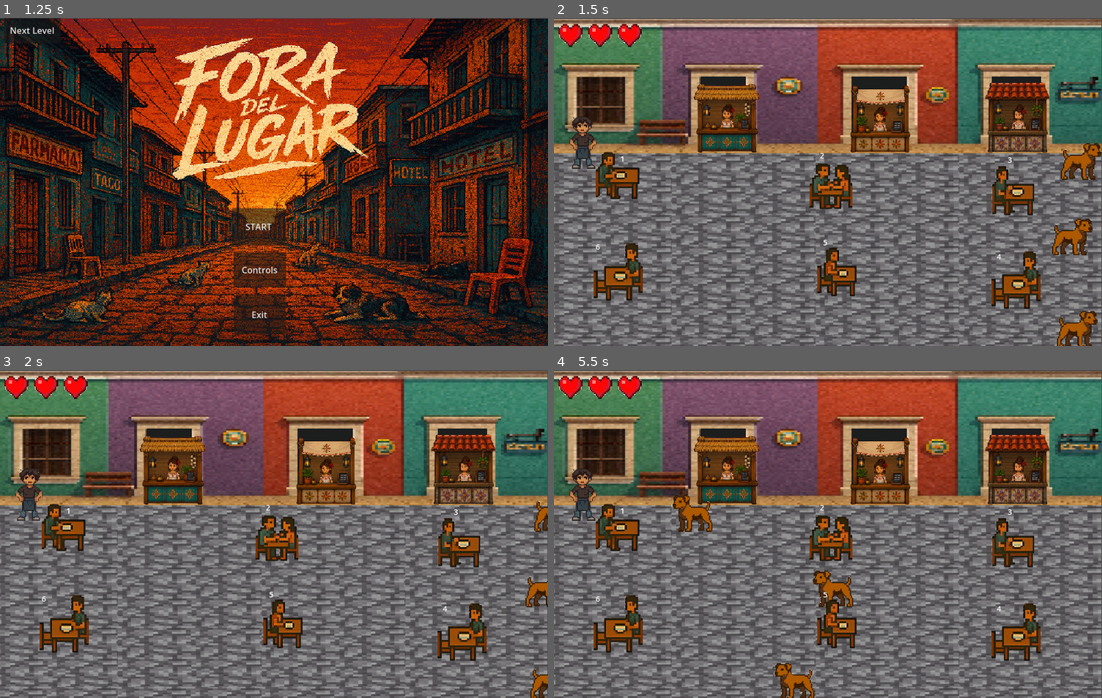
Above: before the commit, frames 1-4 (two rows, left to right).
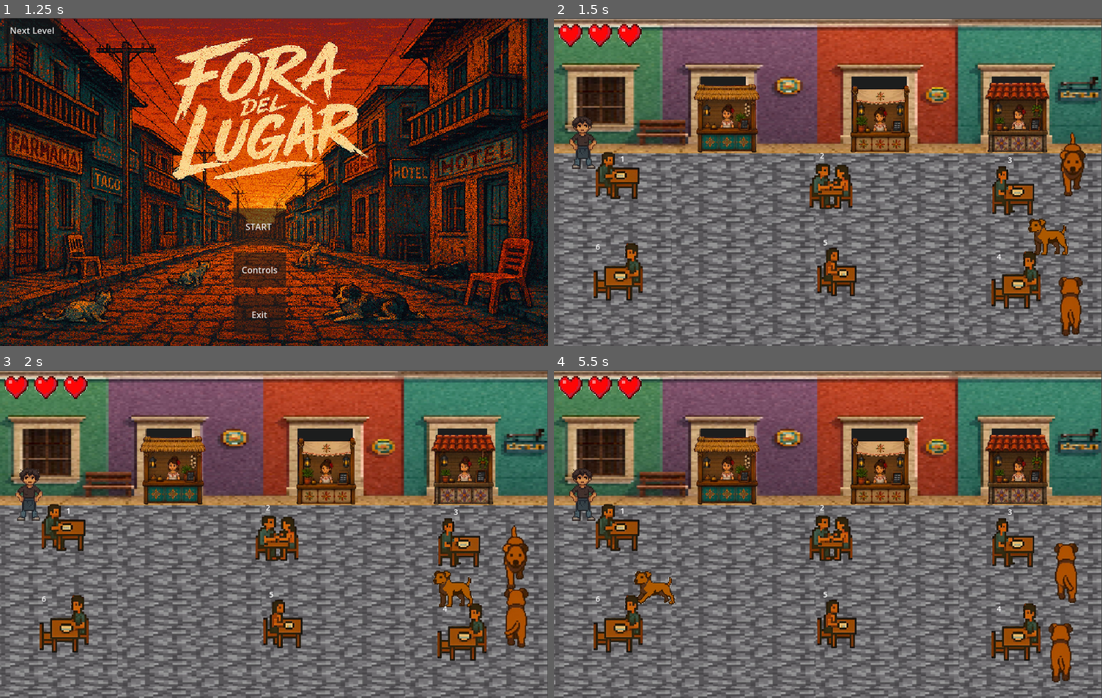
Above: after the commit, the same moments.

Repository: Aldair-Canul/Facultad-de-Ingenieria---Fora-de-Lugar
Game: Godot game, scene res://Scenes/Menu/intro_video.tscn
The game is run twice, just before and just after one commit, with the same random seed, the same clock (stepped at 60 frames per second) and the same inputs. Video files are missing from this copy of the repository; at most half a second of black plays in their place.
Inputs (mouse positions are in pixels of both pictures, inside the frame that each line leads up to):
- Up to frame 1 (1.25 s): tap Enter at 0.5 s; move the mouse to (394, 165) at 0.52 s; hold Right from 0.53 s (still down); click (394, 165) at 0.67 s
- Up to frame 2 (1.5 s): release Right at 1.25 s; click "START" at 1.25 s
- Up to frame 3 (2 s): no input
- Up to frame 4 (5.5 s): drag from (718, 550) to (1014, 550) at 2.02 s; move the mouse to (882, 461) at 2.77 s; hold Right 2.78-3.5 s; drag from (800, 599) to (1014, 550) at 3.52 s; move the mouse to (992, 583) at 4.27 s; hold Left 4.28-5 s; drag from (663, 484) to (1014, 642) at 5.02 s

Frame 1 is identical in both runs. In frame 2, 2.5% of the frame differs, in the area x 86-100%, y 34-100%; in frame 3, 2.3%; in frame 4, 3.2%, in the area x 14-96%, y 38-100%.

Commit message:
Sprites de perritos agregados

Diff:
--- a/Proyecto-Infomatrix/Godot-Engine/Scenes/Mini_Juego_Mesero/perrito.gd
+++ b/Proyecto-Infomatrix/Godot-Engine/Scenes/Mini_Juego_Mesero/perrito.gd
@@ -1,43 +1,91 @@
 extends Area2D
 
-@export var velocidad = 100
-@export var limite_izquierdo = 0
-@export var limite_derecho = 1152
+@export var velocidad = 150.0
 
-var direccion = 1 # 1 es derecha, -1 es izquierda
+# --- LÍMITES AJUSTADOS AL SUELO DE PIEDRA ---
+@export var limite_izquierdo = 20.0
+@export var limite_derecho = 980.0
+@export var limite_superior = 280.0  # ¡Aquí está la magia! No subirán a los puestos
+@export var limite_inferior = 560.0  # Abajo cerca del borde de la pantalla
 
-# Este cronómetro acumula los segundos para saber cuándo cambiar de ritmo
+var direccion = Vector2.ZERO
+
+# Cronómetros
 var tiempo_para_acelerar = 0.0
+var tiempo_para_cambiar_rumbo = 0.0
+var tiempo_siguiente_cambio = 2.0 # Segundos para elegir otra dirección
+
+func _ready():
+	$CollisionShape2D.shape = $CollisionShape2D.shape.duplicate()
+	# Al nacer, elige una dirección al azar inmediatamente
+	elegir_direccion_aleatoria()
 
 func _process(delta):
-	# Sumamos el tiempo que pasa en cada fotograma
+	# 1. Variar velocidad de vez en cuando
 	tiempo_para_acelerar += delta
+	if tiempo_para_acelerar > 1.5:
+		velocidad = randf_range(120, 350)
+		tiempo_para_acelerar = 0.0
 
-	# Cada 1.5 segundos, el perrito decide cambiar su velocidad por sorpresa
-	if tiempo_para_acelerar > 1.5:
-		# randf_range elige un número al azar entre un trote lento (100) y una carrera rápida (350)
-		velocidad = randf_range(150, 500)
-		tiempo_para_acelerar = 0.0 # Reiniciamos el cronómetro
+	# 2. Elegir un camino nuevo al azar cada X segundos
+	tiempo_para_cambiar_rumbo += delta
+	if tiempo_para_cambiar_rumbo >= tiempo_siguiente_cambio:
+		elegir_direccion_aleatoria()
 
-	# Movemos al perrito en el eje X (usa la velocidad cambiante)
-	position.x += velocidad * direccion * delta
+	# 3. Mover al perrito
+	position += direccion * velocidad * delta
 
-	# Reproducimos la animación correcta según a dónde va
-	if direccion == 1:
+	# 4. Validar que no se salgan del suelo de piedra
+	comprobar_limites()
+
+func elegir_direccion_aleatoria():
+	tiempo_para_cambiar_rumbo = 0.0
+	tiempo_siguiente_cambio = randf_range(1.5, 4.0) # Tiempo aleatorio antes de cambiar de idea
+
+	# Lista de las 4 direcciones posibles
+	var opciones = [
+		Vector2(0, 1),   # Abajo
+		Vector2(0, -1),  # Arriba
+		Vector2(1, 0),   # Derecha
+		Vector2(-1, 0)   # Izquierda
+	]
+
+	# Elegir una al azar
+	var nueva_dir = opciones[randi() % opciones.size()]
+
+	# Evitar que se quede en la misma dirección si queremos que varíe
+	direccion = nueva_dir
+	aplicar_animacion_y_colision()
+
+func comprobar_limites():
+	# Si toca un límite, reacciona dando la vuelta y eligiendo otra ruta
+	if position.y <= limite_superior:
+		position.y = limite_superior
+		elegir_direccion_aleatoria()
+	elif position.y >= limite_inferior:
+		position.y = limite_inferior
+		elegir_direccion_aleatoria()
+	elif position.x <= limite_izquierdo:
+		position.x = limite_izquierdo
+		elegir_direccion_aleatoria()
+	elif position.x >= limite_derecho:
+		position.x = limite_derecho
+		elegir_direccion_aleatoria()
+
+func aplicar_animacion_y_colision():
+	if direccion == Vector2(0, 1):
+		$AnimatedSprite2D.play("abajo")
+		$CollisionShape2D.shape.size = Vector2(25, 45)
+	elif direccion == Vector2(0, -1):
+		$AnimatedSprite2D.play("arriba")
+		$CollisionShape2D.shape.size = Vector2(25, 45)
+	elif direccion == Vector2(1, 0):
 		$AnimatedSprite2D.play("derecha")
-	else:
+		$CollisionShape2D.shape.size = Vector2(45, 25)
+	elif direccion == Vector2(-1, 0):
 		$AnimatedSprite2D.play("izquierda")
-
-	# Si llega al límite derecho, cambia de dirección
-	if position.x >= limite_derecho:
-		direccion = -1
-
-	# Si llega al límite izquierdo, cambia de dirección
-	elif position.x <= limite_izquierdo:
-		direccion = 1
-
+		$CollisionShape2D.shape.size = Vector2(45, 25)
 
 func _on_body_entered(body: Node2D) -> void:
-	# Si el objeto que tocamos tiene la función de recibir daño (el mesero), la activamos
 	if body.has_method("recibir_dano"):
 		body.recibir_dano()
--- a/Proyecto-Infomatrix/Godot-Engine/Scenes/Mini_Juego_Mesero/perrito.tscn
+++ b/Proyecto-Infomatrix/Godot-Engine/Scenes/Mini_Juego_Mesero/perrito.tscn
@@ -2,14 +2,96 @@
 
 [ext_resource type="Script" uid="uid://1rblqkbj41ol" path="res://Scenes/Mini_Juego_Mesero/perrito.gd" id="1_brlgm"]
 [ext_resource type="Texture2D" uid="uid://btayfbib4l7gw" path="res://Perrito/Perro1 - copia.png" id="2_24csi"]
+[ext_resource type="Texture2D" uid="uid://dk8005xhdiaox" path="res://Perrito/perrito adelante.png" id="2_idm50"]
+[ext_resource type="Texture2D" uid="uid://ck8rsohs4n0jy" path="res://Perrito/perrito atras.png" id="3_0dih4"]
 [ext_resource type="Texture2D" uid="uid://bjo16v0capdvn" path="res://Perrito/Perro2 - copia.png" id="3_idm50"]
 [ext_resource type="Texture2D" uid="uid://bw5uqli44cupa" path="res://Perrito/Perro3 - copia.png" id="4_0dih4"]
 [ext_resource type="Texture2D" uid="uid://stbfre8k022g" path="res://Perrito/Perro1I - copia.png" id="5_kmv78"]
 [ext_resource type="Texture2D" uid="uid://bpdxs5w122gb2" path="res://Perrito/Perro2I - copia.png" id="6_wm225"]
 [ext_resource type="Texture2D" uid="uid://c6xunlnuk00no" path="res://Perrito/Perro3I - copia.png" id="7_iul5h"]
 
+[sub_resource type="AtlasTexture" id="AtlasTexture_kmv78"]
+atlas = ExtResource("2_idm50")
+region = Rect2(0, 0, 256, 635)
+
+[sub_resource type="AtlasTexture" id="AtlasTexture_wm225"]
+atlas = ExtResource("2_idm50")
+region = Rect2(256, 0, 256, 635)
+
+[sub_resource type="AtlasTexture" id="AtlasTexture_iul5h"]
+atlas = ExtResource("2_idm50")
+region = Rect2(512, 0, 256, 635)
+
+[sub_resource type="AtlasTexture" id="AtlasTexture_n4538"]
+atlas = ExtResource("2_idm50")
+region = Rect2(768, 0, 256, 635)
+
+[sub_resource type="AtlasTexture" id="AtlasTexture_uop7h"]
+atlas = ExtResource("2_idm50")
+region = Rect2(1024, 0, 256, 635)
+
+[sub_resource type="AtlasTexture" id="AtlasTexture_nwe2u"]
+atlas = ExtResource("3_0dih4")
+region = Rect2(0, 0, 256, 635)
+
+[sub_resource type="AtlasTexture" id="AtlasTexture_laop0"]
+atlas = ExtResource("3_0dih4")
+region = Rect2(256, 0, 256, 635)
+
+[sub_resource type="AtlasTexture" id="AtlasTexture_8w1qd"]
+atlas = ExtResource("3_0dih4")
+region = Rect2(512, 0, 256, 635)
+
+[sub_resource type="AtlasTexture" id="AtlasTexture_n12te"]
+atlas = ExtResource("3_0dih4")
+region = Rect2(768, 0, 256, 635)
+
+[sub_resource type="AtlasTexture" id="AtlasTexture_4bb82"]
+atlas = ExtResource("3_0dih4")
+region = Rect2(1024, 0, 256, 635)
+
 [sub_resource type="SpriteFrames" id="SpriteFrames_n4538"]
 animations = [{
+"frames": [{
+"duration": 1.0,
+"texture": SubResource("AtlasTexture_kmv78")
+}, {
+"duration": 1.0,
+"texture": SubResource("AtlasTexture_wm225")
+}, {
+"duration": 1.0,
+"texture": SubResource("AtlasTexture_iul5h")
+}, {
+"duration": 1.0,
+"texture": SubResource("AtlasTexture_n4538")
+}, {
+"duration": 1.0,
+"texture": SubResource("AtlasTexture_uop7h")
+}],
+"loop": true,
+"name": &"abajo",
+"speed": 5.0
+}, {
+"frames": [{
+"duration": 1.0,
+"texture": SubResource("AtlasTexture_nwe2u")
+}, {
+"duration": 1.0,
+"texture": SubResource("AtlasTexture_laop0")
+}, {
+"duration": 1.0,
+"texture": SubResource("AtlasTexture_8w1qd")
+}, {
+"duration": 1.0,
+"texture": SubResource("AtlasTexture_n12te")
+}, {
+"duration": 1.0,
+"texture": SubResource("AtlasTexture_4bb82")
+}],
+"loop": true,
+"name": &"arriba",
+"speed": 5.0
+}, {
 "frames": [{
 "duration": 1.0,
 "texture": ExtResource("2_24csi")
@@ -50,7 +132,7 @@
 position = Vector2(-7, -22)
 scale = Vector2(0.3, 0.3)
 sprite_frames = SubResource("SpriteFrames_n4538")
-animation = &"izquierda"
+animation = &"abajo"
 
 [node name="CollisionShape2D" type="CollisionShape2D" parent="." unique_id=2001871174]
 position = Vector2(-6, -18)
Binary file added: Proyecto-Infomatrix/Godot-Engine/Perrito/perrito adelante.png
Not shown, added: Proyecto-Infomatrix/Godot-Engine/Perrito/perrito adelante.png.import
Binary file added: Proyecto-Infomatrix/Godot-Engine/Perrito/perrito atras.png
Not shown, added: Proyecto-Infomatrix/Godot-Engine/Perrito/perrito atras.png.import
